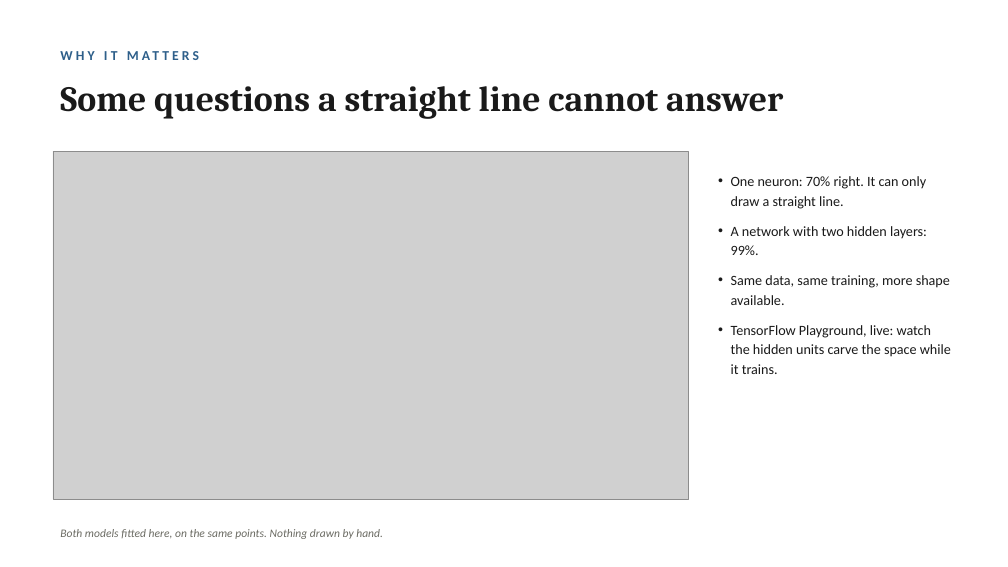
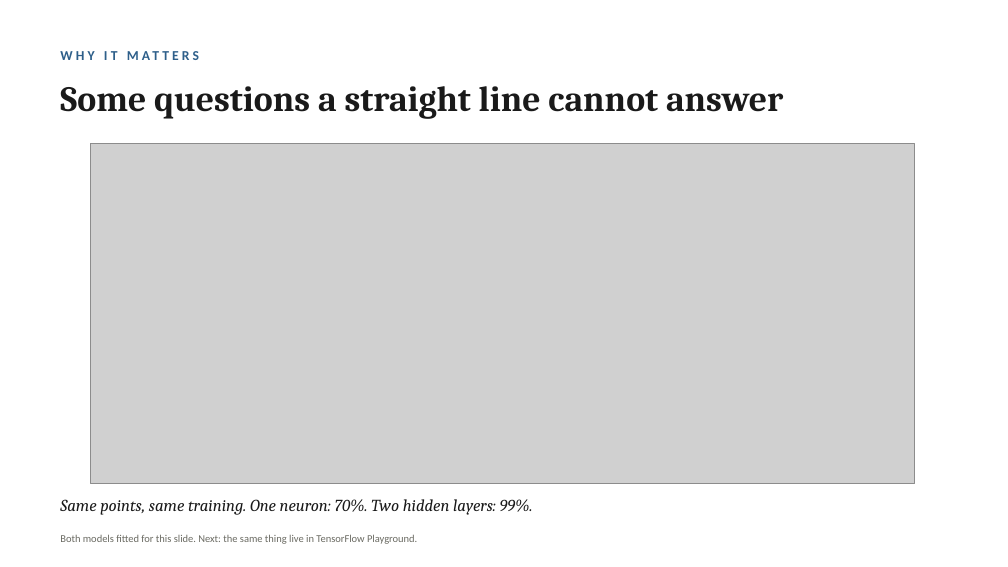
Before and after one commit to lucianli123/culture-as-data-2026, a slide deck: slide 9 of slides/week-04-lecture-draft.pptx (slide 7 before the commit). Drawn at 1008x567 pixels with LibreOffice and Linux fonts; fonts in the diff are those of the drawing; grey boxes stand for pictures. Boxes give left, top, right and bottom in pixels: in the first picture for what was removed or moved away, otherwise in the second. Text is boxed around its words. In the diff, an @@ line names an element or a change of style, - is before the commit and + after.

```diff
--- a/slides/week-04-lecture-draft.pptx
+++ b/slides/week-04-lecture-draft.pptx
@@ picture: place and size @@
-picture at box(53, 151, 688, 499)
+picture at box(91, 144, 915, 484)
@@ text "Same points, same training. One ..." at box(60, 499, 533, 515): vertical alignment top to middle @@
@@ text at box(60, 499, 533, 515): text changed; size 13.5 to 16 pt; font Calibri to Cambria; italic on @@
-• One neuron: 70% right. It can only draw a straight line.
-• A network with two hidden layers: 99%.
-• Same data, same training, more shape available.
-• TensorFlow Playground, live: watch the hidden units carve the space while it trains.
+Same points, same training. One neuron: 70%. Two hidden layers: 99%.
@@ text at box(60, 534, 417, 544): text changed; size 11 to 10 pt; italic off @@
-Both models fitted here, on the same points. Nothing drawn by hand.
+Both models fitted for this slide. Next: the same thing live in TensorFlow Playground.
```
Also in this commit, not shown: 11 other slides changed, 5 slides added, 2 slides removed, 3 other files.
